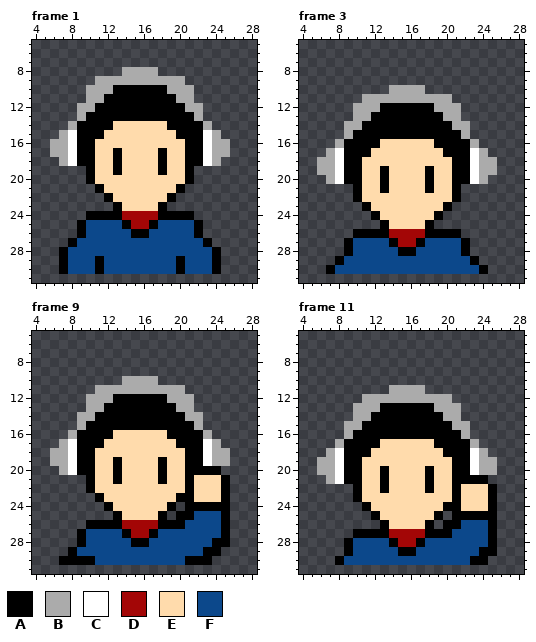
Edited in one commit: animated GIF sprite (src/resources/img/dj-animations/DJ White Male.gif). Above, as it was before the edit.
Shown: frame 1: x 4..28, y 5..31; frame 3: x 4..28, y 5..31; frame 9: x 4..28, y 5..31; frame 11: x 4..28, y 5..31. The commit also changed other frames, which this record leaves out.
Palette (. is transparent): A #000000  B #ababab  C #ffffff  D #a30606  E #ffdbac  F #0c488b
Pixels before, frame 1, first column x 6:
 8 ........BBBB........
 9 .....BBBBBBBBBB.....
10 ....BBBAAAAAABBB....
11 ....BBAAAAAAAABB....
12 ...BBAAAAAAAAAABB...
13 ...BAAAAAAAAAAAAB...
14 ..BAAAAEEEEEEAAAAB..
15 .BCAAAEEEEEEEEAAACB.
16 BBCAAEEEEEEEEEEAACBB
17 BBCAAEEAEEEEAEEAACBB
18 .BCAAEEAEEEEAEEAACB.
19 ....AEEAEEEEAEEA....
20 ....AEEEEEEEEEEA....
21 .....AEEEEEEEEA.....
22 ......AEEEEEEA......
23 .......AEEEEA.......
24 ....AAAADDDDAAAA....
25 ...AFFFFADDAFFFFA...
26 ...AFFFFFAAFFFFFA...
27 ..AFFFFFFFFFFFFFFA..
28 .AFFFFFFFFFFFFFFFFA.
29 .AFFFAFFFFFFFFAFFFA.
30 .AFFFAFFFFFFFFAFFFA.
Pixels before, frame 3, first column x 6:
10 ........BBBB........
11 .....BBBBBBBBBB.....
12 ....BBBAAAAAABBB....
13 ....BBAAAAAAAABB....
14 ...BBAAAAAAAAAABB...
15 ...BAAAAAAAAAAAAB...
16 ..BAAAAEEEEEEAAAAB..
17 .BCAAAEEEEEEEEAAACB.
18 BBCAAEEEEEEEEEEAACBB
19 BBCAAEEAEEEEAEEAACBB
20 .BCAAEEAEEEEAEEAACB.
21 ....AEEAEEEEAEEA....
22 ....AEEEEEEEEEEA....
23 .....AEEEEEEEEA.....
24 ......AEEEEEEA......
25 .......AEEEEA.......
26 ....AAAADDDDAAAA....
27 ...AFFFFADDAFFFFA...
28 ...AFFFFFAAFFFFFA...
29 ..AFFFFFFFFFFFFFFA..
30 .AFFFFFFFFFFFFFFFFA.
Pixels before, frame 9, first column x 6:
10 ........BBBB........
11 .....BBBBBBBBBB.....
12 ....BBBAAAAAABBB....
13 ....BBAAAAAAAABB....
14 ...BBAAAAAAAAAABB...
15 ...BAAAAAAAAAAAAB...
16 ..BAAAAEEEEEEAAAAB..
17 .BCAAAEEEEEEEEAAACB.
18 BBCAAEEEEEEEEEEAACBB
19 BBCAAEEAEEEEAEEAACBB
20 .BCAAEEAEEEEAEEAAAA.
21 ....AEEAEEEEAEEAEEEA
22 ....AEEEEEEEEEEAEEEA
23 .....AEEEEEEEEAAEEEA
24 ......AEEEEEEA.AAAAA
25 .......AEEEEA.AAFFFA
26 ....AAAADDDDAAAFFFFA
27 ...AFFFFADDAFFFFFFFA
28 ...AFFFFFAAFFFFFFFAA
29 ..AFFFFFFFFFFFFFFAA.
30 .AAAAFFFFFFFFFFAAA..
Pixels before, frame 11, first column x 6:
11 ........BBBB........
12 .....BBBBBBBBBB.....
13 ....BBBAAAAAABBB....
14 ....BBAAAAAAAABB....
15 ...BBAAAAAAAAAABB...
16 ...BAAAAAAAAAAAAB...
17 ..BAAAAEEEEEEAAAAB..
18 .BCAAAEEEEEEEEAAACB.
19 BBCAAEEEEEEEEEEAACBB
20 BBCAAEEAEEEEAEEAACBB
21 .BCAAEEAEEEEAEEAAAA.
22 ....AEEAEEEEAEEAEEEA
23 ....AEEEEEEEEEEAEEEA
24 .....AEEEEEEEEAAEEEA
25 ......AEEEEEEA.AAAAA
26 .......AEEEEA.AAFFFA
27 ....AAAADDDDAAAFFFFA
28 ...AFFFFADDAFFFFFFFA
29 ...AFFFFFAAFFFFFFFAA
30 ..AFFFFFFFFFFFFFFAA.
New version:
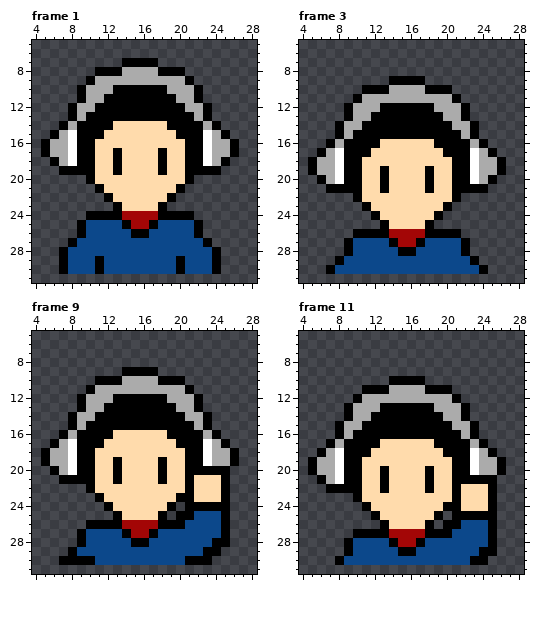
Difference:
file 32x32 -> 128x128 pixels (blocks of 1x1 -> 4x4; one block is one cell here)
Changed rows in their new state; - is an unchanged pixel.
Frame 1:
first column x 5:
 7 ---------AAAA---------
 8 ------AAA----AAA------
 9 -----A----------A-----
10 ----A------------A----
11 ----A------------A----
12 ---A--------------A---
13 ---A--------------A---
14 --A----------------A--
15 -A------------------A-
16 A--------------------A
17 A--------------------A
18 -A------------------A-
19 --AAA------------AAA--
Frame 3:
first column x 5:
 9 ---------AAAA---------
10 ------AAA----AAA------
11 -----A----------A-----
12 ----A------------A----
13 ----A------------A----
14 ---A--------------A---
15 ---A--------------A---
16 --A----------------A--
17 -A------------------A-
18 A--------------------A
19 A--------------------A
20 -A------------------A-
21 --AAA------------AAA--
Frame 9:
first column x 5:
 9 ---------AAAA---------
10 ------AAA----AAA------
11 -----A----------A-----
12 ----A------------A----
13 ----A------------A----
14 ---A--------------A---
15 ---A--------------A---
16 --A----------------A--
17 -A------------------A-
18 A--------------------A
19 A--------------------A
20 -A------------------A-
21 --AAA-----------------
Frame 11:
first column x 5:
10 ---------AAAA---------
11 ------AAA----AAA------
12 -----A----------A-----
13 ----A------------A----
14 ----A------------A----
15 ---A--------------A---
16 ---A--------------A---
17 --A----------------A--
18 -A------------------A-
19 A--------------------A
20 A--------------------A
21 -A------------------A-
22 --AAA-----------------
